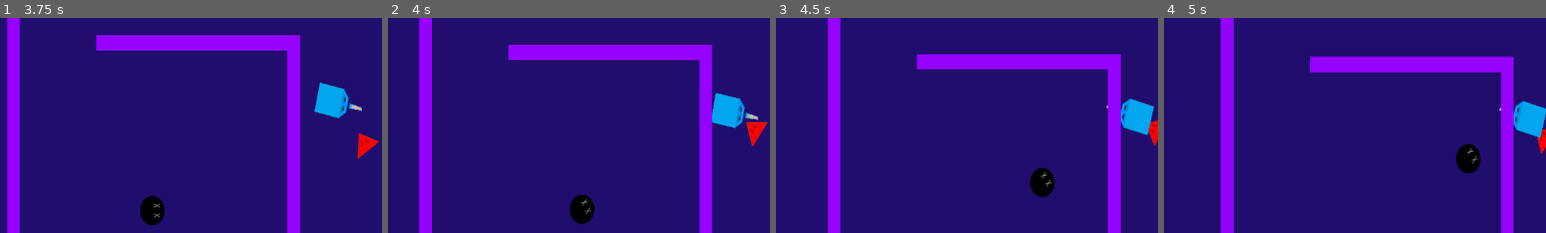
Above: before the commit, frames 1-4 (left to right).
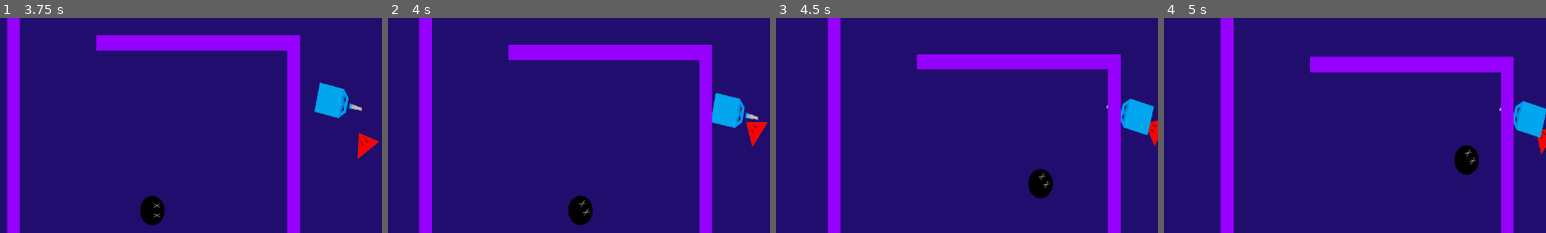
Above: after the commit, the same moments.

Repository: chaco470/CubeCrawler
Game: Godot game, scene res://Assets/Scenes/World.tscn
Same seed, same stepped clock (60 frames per second), same inputs: the game is played once before the commit and once after it.
Inputs (mouse positions are % of the whole screen's width and height, from its top left):
- Up to frame 1 (3.75 s): tap Enter at 0.5 s; move the mouse to (72, 45) at 0.52 s; hold Up (_up) 0.53-1.28 s; click (72, 45) at 0.6 s; move the mouse to (30, 55) at 1.27 s; hold Down (_down) 1.28-2.03 s; tap Right (_rigth) at 1.35, 2.85 s; move the mouse to (60, 28) at 2.02 s; hold Up (_up) 2.03-3.53 s; click (60, 28) at 2.1 s; move the mouse to (45, 70) at 2.77 s; move the mouse to (80, 65) at 3.52 s; hold Left (_left) from 3.53 s (still down); click (80, 65) at 3.6 s
- Up to frame 2 (4 s): keep holding Left (_left)
- Up to frame 3 (4.5 s): keep holding Left (_left); move the mouse to (20, 35) at 4.27 s; tap Right (_rigth) at 4.35 s
- Up to frame 4 (5 s): keep holding Left (_left)
The pictures show only the part of the screen within x 3-53%, y 27-77%; the shares and areas given below are measured in that part.

Frame 1 is identical in both runs. In frame 2, 0.2% of the frame differs, in the area x 47-54%, y 82-97%; in frame 3, 0.2%; in frame 4, 0.2%, in the area x 76-83%, y 58-73%.

Commit message:
estado enemyexplotion

Diff:
--- a/Assets/Scenes/Enemy_explotion.tscn
+++ b/Assets/Scenes/Enemy_explotion.tscn
@@ -1,8 +1,12 @@
-[gd_scene load_steps=7 format=2]
+[gd_scene load_steps=11 format=2]
 
 [ext_resource path="res://Assets/Images/Circulo-Negro-03-02.png" type="Texture" id=1]
 [ext_resource path="res://Assets/Scripts/Enemy_explotion.gd" type="Script" id=2]
 [ext_resource path="res://Assets/Scripts/IA_explotion.gd" type="Script" id=3]
+[ext_resource path="res://Assets/Scripts/StateMachineEnemyExplotion.gd" type="Script" id=4]
+[ext_resource path="res://Assets/Scripts/PatrollEnemyExplotion.gd" type="Script" id=5]
+[ext_resource path="res://Assets/Scripts/EngageEnemyExplotion.gd" type="Script" id=6]
+[ext_resource path="res://Assets/Scripts/DeadEnemyExplotion.gd" type="Script" id=7]
 
 [sub_resource type="CircleShape2D" id=1]
 radius = 32.0
@@ -17,6 +21,18 @@
 "Enemy",
 ]]
 script = ExtResource( 2 )
+
+[node name="StateMachine" type="Node" parent="."]
+script = ExtResource( 4 )
+
+[node name="Patroll" type="Node" parent="StateMachine"]
+script = ExtResource( 5 )
+
+[node name="Engage" type="Node" parent="StateMachine"]
+script = ExtResource( 6 )
+
+[node name="Dead" type="Node" parent="StateMachine"]
+script = ExtResource( 7 )
 
 [node name="Sprite" type="Sprite" parent="."]
 rotation = -1.5708
--- a/Assets/Scenes/Enemy_melee_b.gd
+++ b/Assets/Scenes/Enemy_melee_b.gd
@@ -1,9 +1,6 @@
 extends KinematicBody2D
 class_name Enemy
-
 onready var ia = $IA
-signal death
-
 export (int) var vida = 3
 export (int) var dmg = 1
 export (float) var velocity = 300
@@ -26,9 +23,10 @@
 	vida -= damage_to_take
 
 func _follow_player(target):
-	motion = position.direction_to(target.position) * velocity
-	look_at(target.global_position)
-	motion = move_and_slide(motion)
+	if target != null:
+		motion = position.direction_to(target.position) * velocity
+		look_at(target.global_position)
+		motion = move_and_slide(motion)
 
 
 func _on_HitBox_body_entered(body):
--- /dev/null
+++ b/Assets/Scripts/DeadEnemyExplotion.gd
@@ -0,0 +1,3 @@
+extends "res://Assets/Scripts/AbstractState.gd"
+func enter():
+	parent._remove()
--- a/Assets/Scripts/Enemy_explotion.gd
+++ b/Assets/Scripts/Enemy_explotion.gd
@@ -6,21 +6,20 @@
 export (int) var vida = 3
 export (int) var dmg = 1
 export (float) var velocity = 300
-
+onready var state_machine = $StateMachine
 var motion = Vector2.ZERO
 var can_damage = false
 var explode_damage = false
 
 func _ready():
+	state_machine.set_parent(self)
 	ia.initialize(self)
 
-func _physics_process(delta):
-	if vida <= 0:
-		queue_free()
-		emit_signal("death")
 
 func hit(damage_to_take):
 	vida -= damage_to_take
+func _remove():
+	queue_free()
 
 func _follow_player(target):
 	motion = position.direction_to(target.position) * velocity
--- /dev/null
+++ b/Assets/Scripts/EngageEnemyExplotion.gd
@@ -0,0 +1,9 @@
+extends "res://Assets/Scripts/AbstractState.gd"
+func enter():
+	parent.ia.explotion_timer.start()
+
+func update(delta):
+	if parent.vida <= 0:
+		emit_signal("finished", "dead")
+	if !parent.ia.stopEngage:
+		parent.ia._on_Engage()
--- a/Assets/Scripts/IA_explotion.gd
+++ b/Assets/Scripts/IA_explotion.gd
@@ -1,61 +1,36 @@
 extends Node2D
 
-signal state_changed(new_state)
-
 var parent = null
-
-enum State{
-	PATROL,
-	ENGAGE
-}
-
 onready var player_detector = $Detector
 onready var explotion_timer = $ExplotionTimer
 onready var explotion_wait_timer = $ExplotionWaitTimer
-
-var current_state = State.PATROL setget set_state
 var target = null
-
+var stateMachine = null
+var stopEngage = false
 func initialize(parent_given):
 	parent = parent_given
+	stateMachine = parent_given.state_machine
 
-func _physics_process(delta):
-	match current_state:
-		State.PATROL:
-			pass
-		State.ENGAGE:
-			if target != null:
-				parent._follow_player(target)
-		_:
-			print("Error: no se wacho")
+func _on_Engage():
+	parent._follow_player(target)
 
-
-
-func set_state(new_state):
-	if new_state == current_state:
-		return
-	current_state = new_state
-	emit_signal("script_changed", current_state)
 
 func _on_Detector_body_entered(body):
 	if body.is_in_group("player"):
-		set_state(State.ENGAGE)
 		target = body
 		explotion_timer.start()
 
 
 func _on_Detector_body_exited(body):
 	if body.is_in_group("player"):
-		set_state(State.PATROL)
 		target = null
 		explotion_timer.stop()
 		explotion_timer.wait_time = 1
 
 
 func _on_ExplotionTimer_timeout():
-	set_state(State.PATROL)
 	explotion_wait_timer.start()
-
+	stopEngage = true
 
 func _on_ExplotionWhaitTimer_timeout():
 	parent._explode()
--- /dev/null
+++ b/Assets/Scripts/PatrollEnemyExplotion.gd
@@ -0,0 +1,9 @@
+extends "res://Assets/Scripts/AbstractState.gd"
+#func enter():
+	#parent.ia._on_Patroll()
+
+func update(delta):
+	if parent.vida <= 0:
+		emit_signal("finished", "dead")
+	if parent.ia.target != null :
+		emit_signal("finished", "engage")
--- /dev/null
+++ b/Assets/Scripts/StateMachineEnemyExplotion.gd
@@ -0,0 +1,10 @@
+extends "res://Assets/Scripts/AbstractStateMachine.gd"
+
+
+func _ready():
+	states_map = {
+		"patrol": $Patrol,
+		"dead": $Dead,
+		"engage": $Engage,
+		"stopmove": $topMove
+	}
